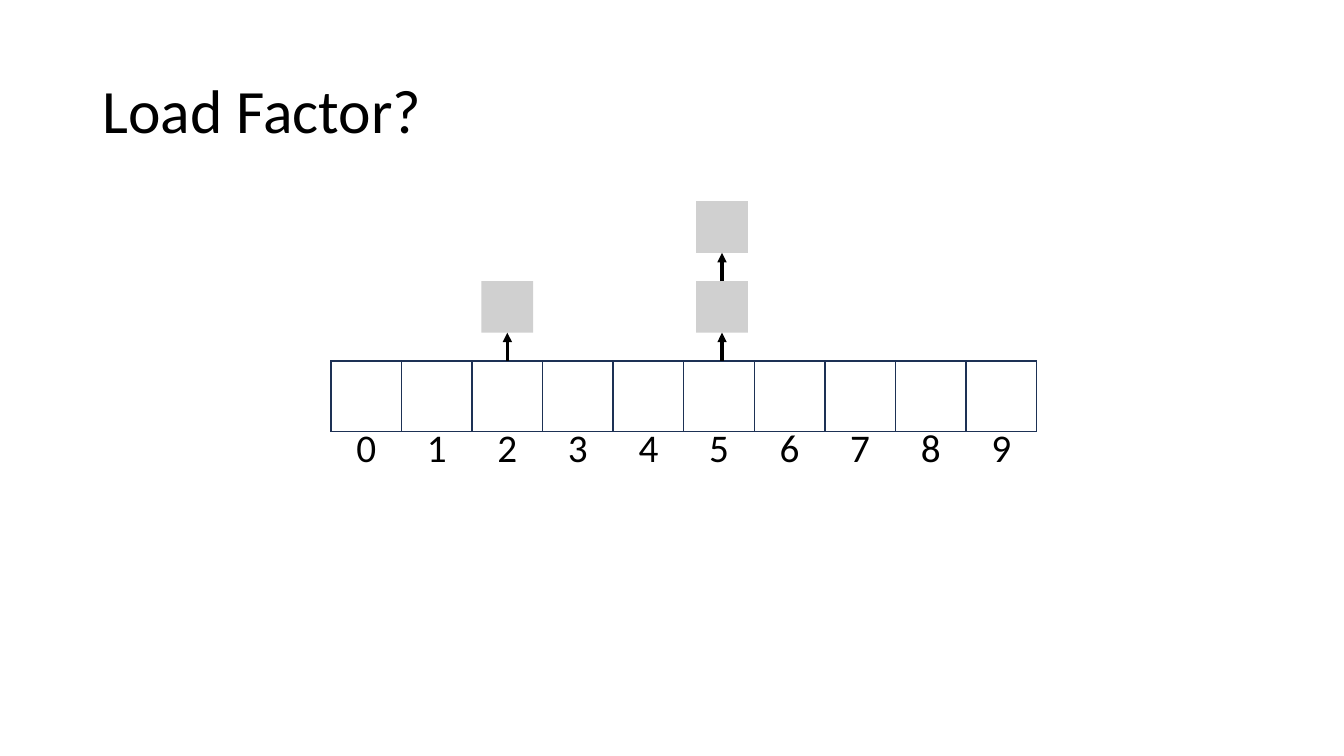
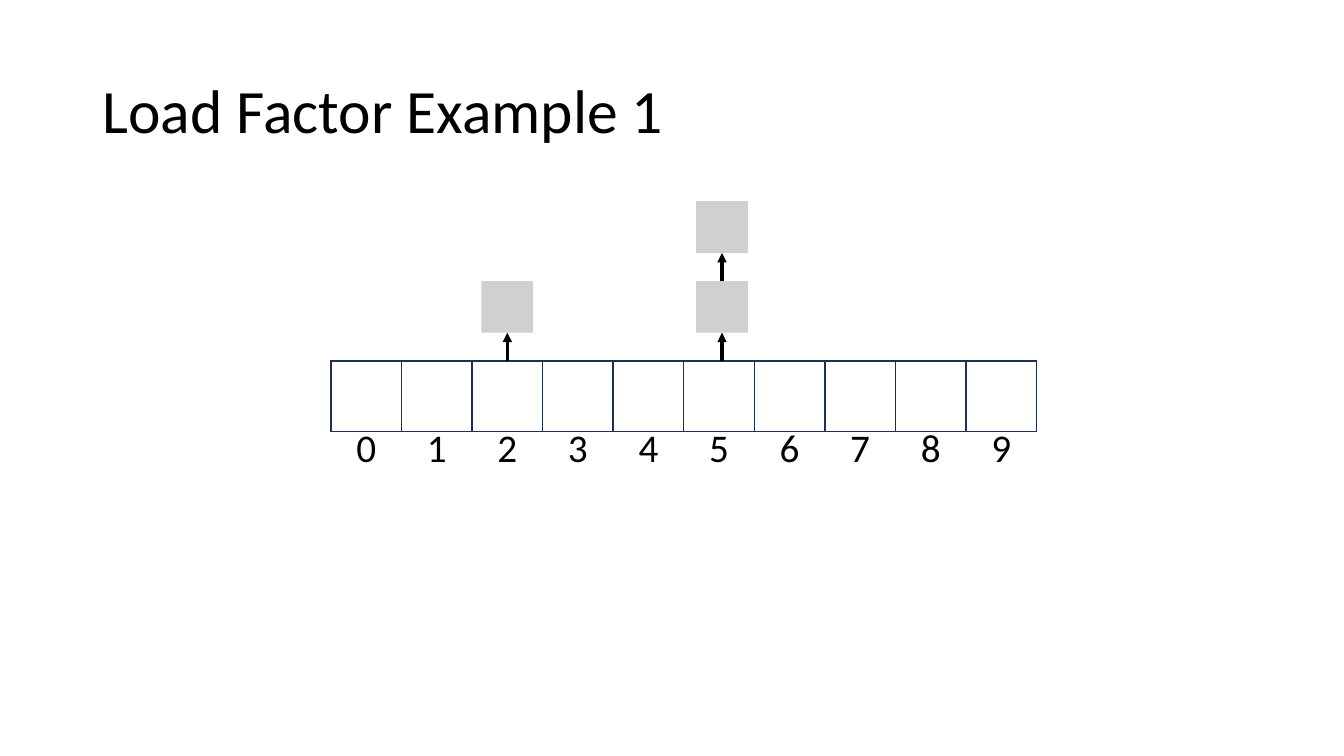
Before and after one commit to natebrunelle/cse332, a slide deck: slide 13 of markdown/files/slides/lecture11_hashtables2.pptx (slide 14 before the commit). Drawn at 1344x756 pixels with LibreOffice and Linux fonts; fonts in the diff are those of the drawing; grey boxes stand for pictures. Boxes give left, top, right and bottom in pixels: in the first picture for what was removed or moved away, otherwise in the second. Text is boxed around its words. In the diff, an @@ line names an element or a change of style, - is before the commit and + after.

```diff
--- a/markdown/files/slides/lecture11_hashtables2.pptx
+++ b/markdown/files/slides/lecture11_hashtables2.pptx
@@ title at [102, 90, 663, 143]: text changed @@
-Load Factor?
+Load Factor Example 1
```
Also in this commit, not shown: 12 other slides changed, 6 slides removed, 7 other files.
